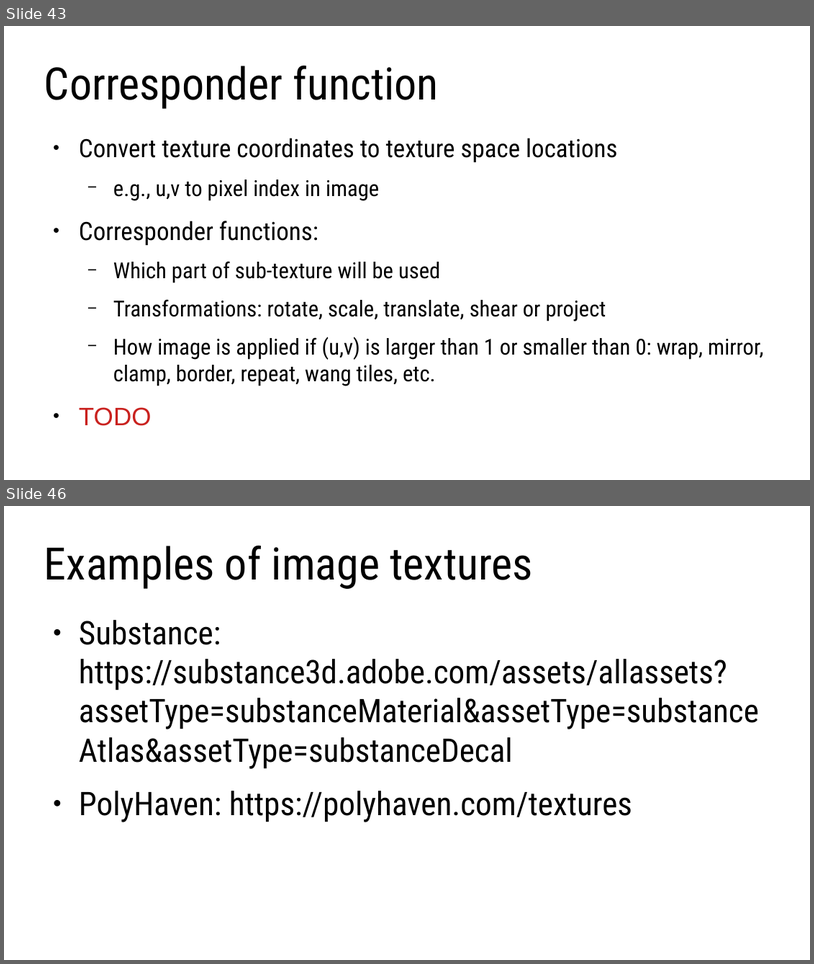
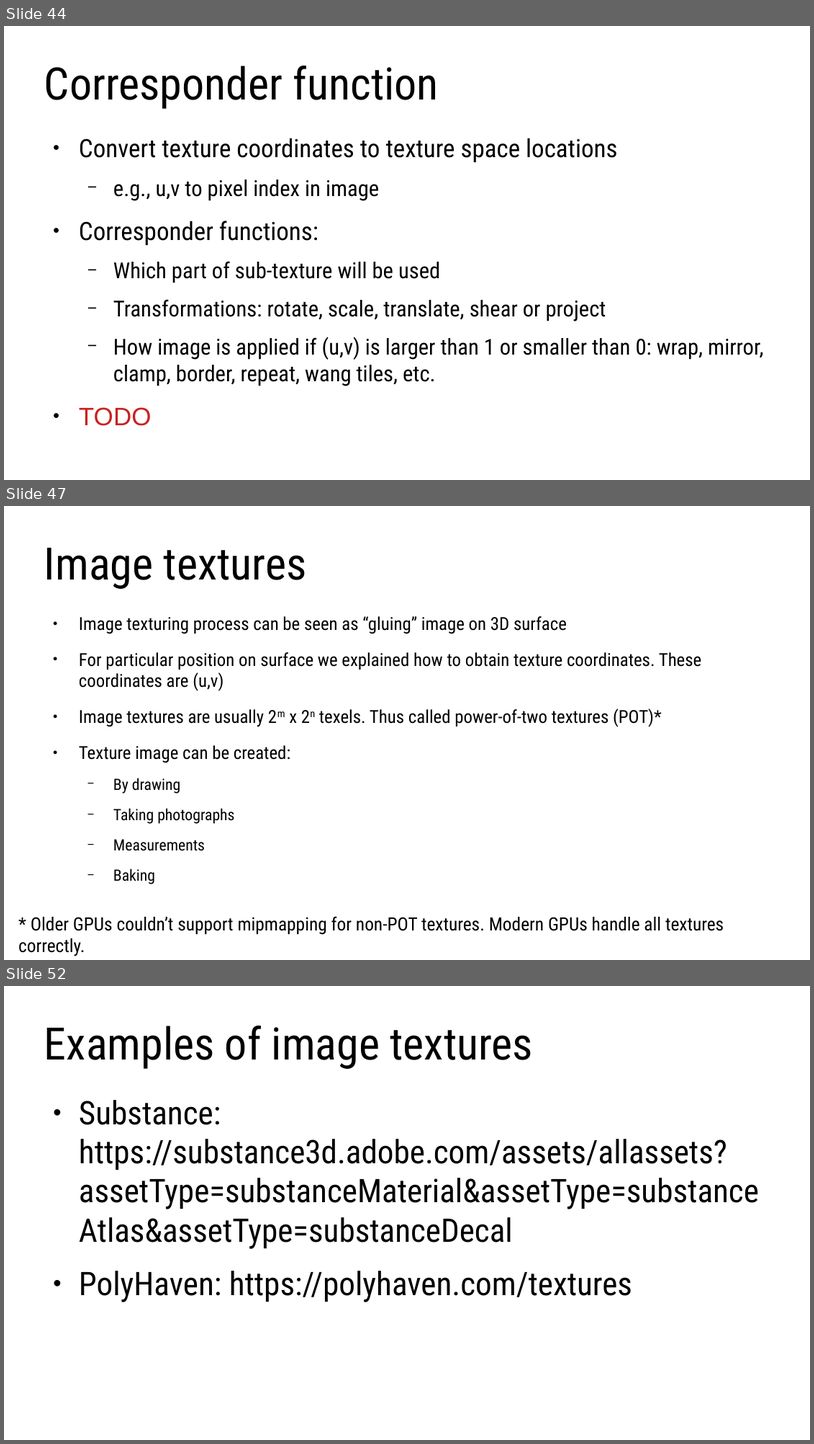
Before and after one commit to lorentzo/IntroductionToComputerGraphics, a slide deck: lectures/3_foundations_3d_scene/3_2_2_3D_models_material.odp. Shown one above the other, each under a label of ours: slides 43 and 46 before the commit, slides 44, 47 and 52 after it; the slides between them are not shown. The pictures are 814x964 and 814x1444 pixels, drawn with LibreOffice and Linux fonts; fonts in the diff are those of the drawing. Boxes give left, top, right and bottom in pixels: in the first picture for what was removed or moved away, otherwise in the second. Text is boxed around its words. In the diff, an @@ line names an element or a change of style, - is before the commit and + after.

```diff
--- a/lectures/3_foundations_3d_scene/3_2_2_3D_models_material.odp
+++ b/lectures/3_foundations_3d_scene/3_2_2_3D_models_material.odp
@@ slide 47 added at [4, 506, 810, 960], background #FFFFFF @@
@@ title added at [44, 548, 307, 589], 44 pt, text #000000 @@
+Image textures
@@ text added at [79, 616, 702, 884], 17.6 pt, text #000000 @@
+● Image texturing process can be seen as “gluing” image on 3D surface
+● For particular position on surface we explained how to obtain texture coordinates. These coordinates are (u,v)
+● Image textures are usually 2m x 2n texels. Thus called power-of-two textures (POT)*
+● Texture image can be created:
+  − By drawing
+  − Taking photographs
+  − Measurements
+  − Baking
@@ text added at [18, 916, 724, 956], 18 pt, text #000000 @@
+* Older GPUs couldn’t support mipmapping for non-POT textures. Modern GPUs handle all textures correctly.
@@ what was slide 43 is now slide 44 @@
@@ what was slide 46 is now slide 52 @@
```
Also in this commit, not shown: 2 slides changed, 8 other slides added, 1 slide removed, 8 other files.
